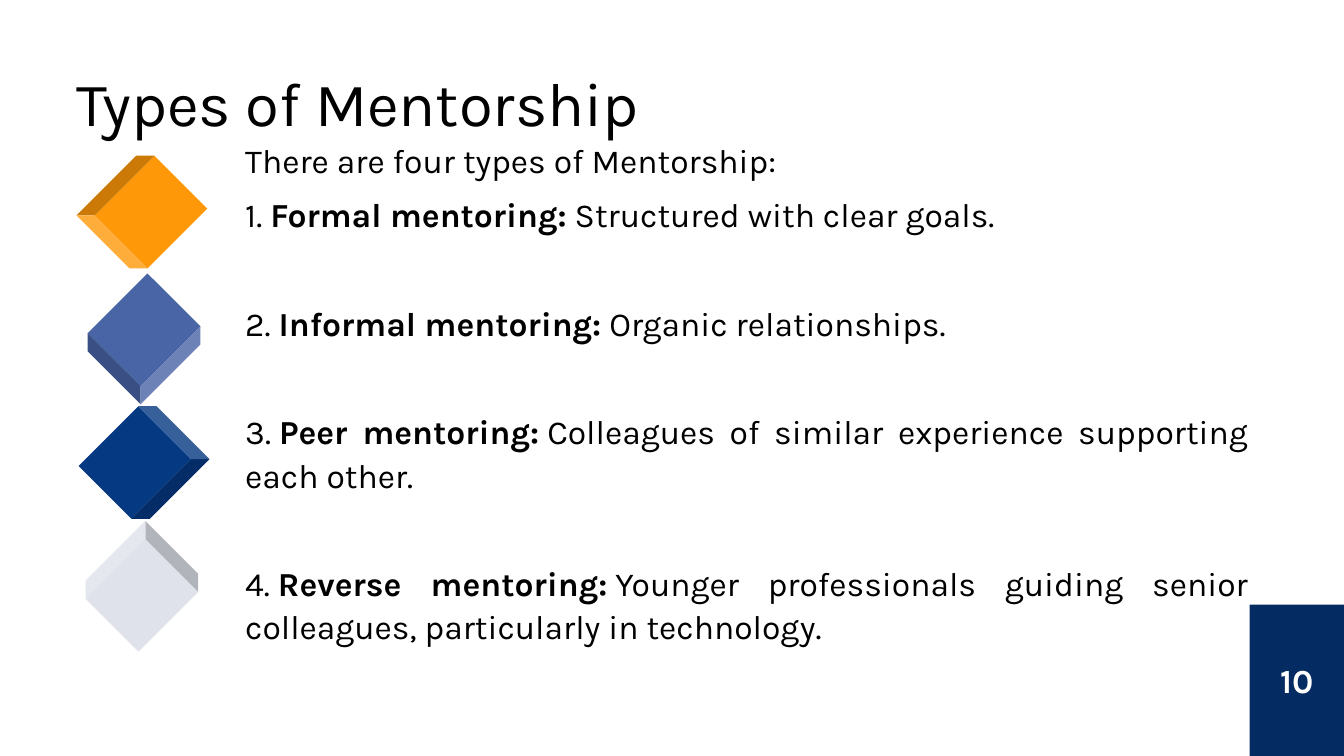
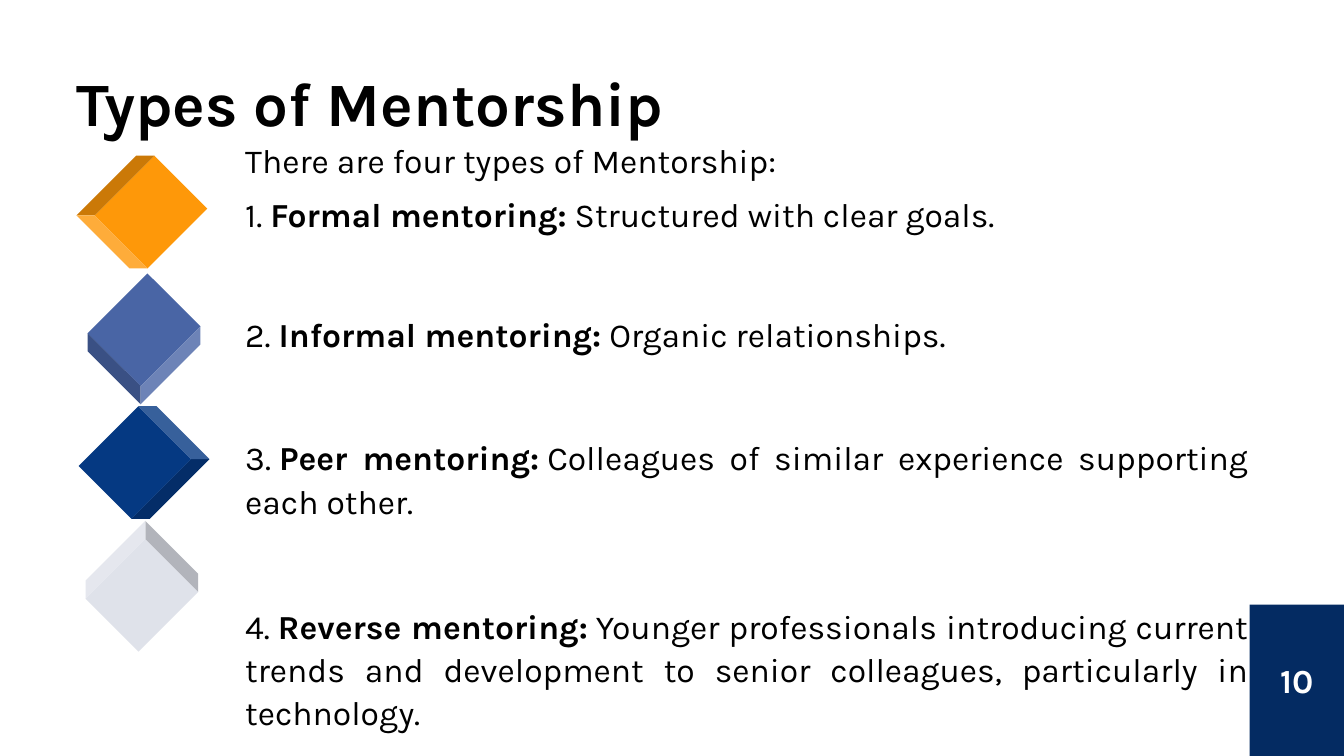
Before and after one commit to BOSANigeria/website-launch-2025, a slide deck: slide 10 of public/assets/induction/Mentorship & Knowledge Transfer - Preserving The Standard of The Inner Bar.pptx. Drawn at 1344x756 pixels with LibreOffice and Linux fonts; fonts in the diff are those of the drawing. Boxes give left, top, right and bottom in pixels: in the first picture for what was removed or moved away, otherwise in the second. Text is boxed around its words. In the diff, an @@ line names an element or a change of style, - is before the commit and + after.

```diff
--- a/public/assets/induction/Mentorship & Knowledge Transfer - Preserving The Standard of The Inner Bar.pptx
+++ b/public/assets/induction/Mentorship & Knowledge Transfer - Preserving The Standard of The Inner Bar.pptx
@@ title "Types of Mentorship" at box(76, 82, 664, 141): bold on @@
@@ text at box(245, 615, 1248, 734): text changed @@
-4. Reverse mentoring: Younger professionals guiding senior colleagues, particularly in technology.
+4. Reverse mentoring: Younger professionals introducing current trends and development to senior colleagues, particularly in technology.
```
Also in this commit, not shown: 16 other slides changed, 2 slides added, 1 slide removed.
